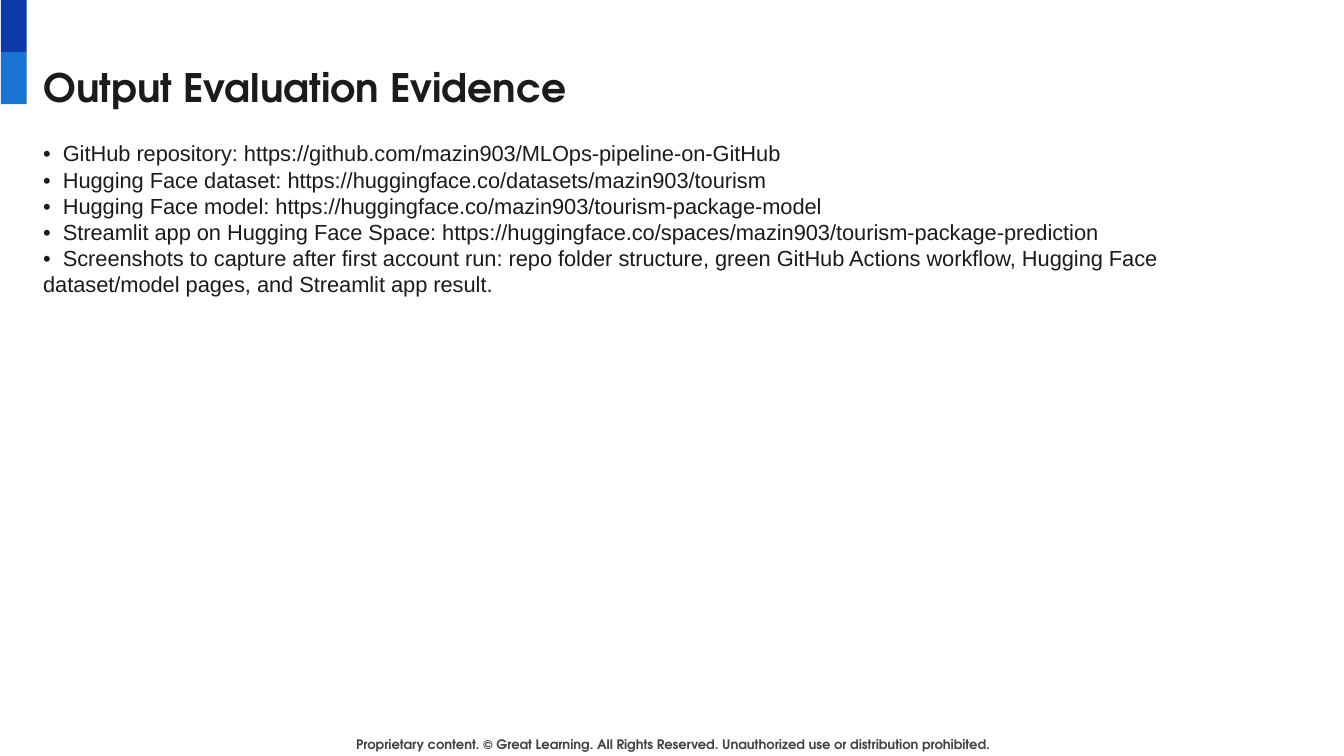
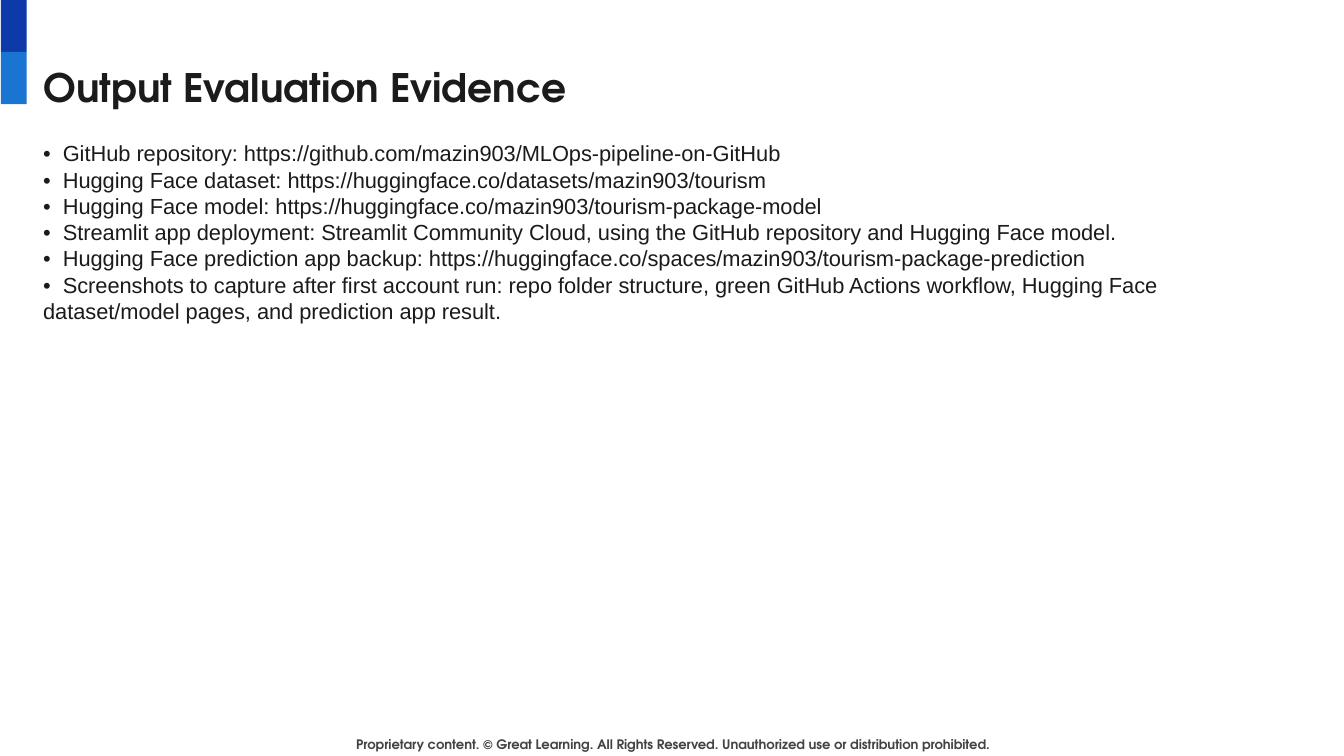
Before and after one commit to mazin903/MLOps-pipeline-on-GitHub, a slide deck: slide 12 of outputs/Tourism_Package_Prediction_MLOps_Presentation.pptx. Drawn at 1344x756 pixels with LibreOffice and Linux fonts; fonts in the diff are those of the drawing; background and template pictures are left out. Boxes give left, top, right and bottom in pixels: in the first picture for what was removed or moved away, otherwise in the second. Text is boxed around its words. In the diff, an @@ line names an element or a change of style, - is before the commit and + after.

Commit message:
Add free deployment path for project app

```diff
--- a/outputs/Tourism_Package_Prediction_MLOps_Presentation.pptx
+++ b/outputs/Tourism_Package_Prediction_MLOps_Presentation.pptx
@@ text at [43,224,1157,323]: text changed @@
-• Streamlit app on Hugging Face Space: https://huggingface.co/spaces/mazin903/tourism-package-prediction
-• Screenshots to capture after first account run: repo folder structure, green GitHub Actions workflow, Hugging Face dataset/model pages, and Streamlit app result.
+• Streamlit app deployment: Streamlit Community Cloud, using the GitHub repository and Hugging Face model.
+• Hugging Face prediction app backup: https://huggingface.co/spaces/mazin903/tourism-package-prediction
+• Screenshots to capture after first account run: repo folder structure, green GitHub Actions workflow, Hugging Face dataset/model pages, and prediction app result.
```
Also in this commit, not shown: 3 other slides changed, 15 other files.
